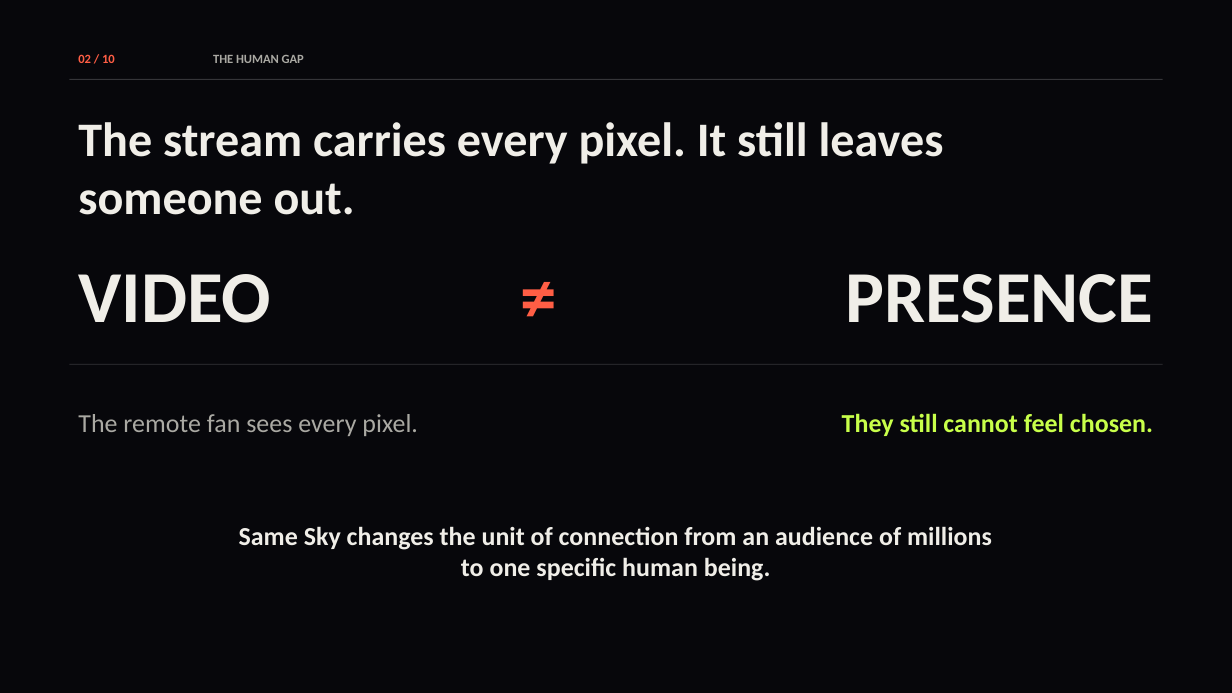
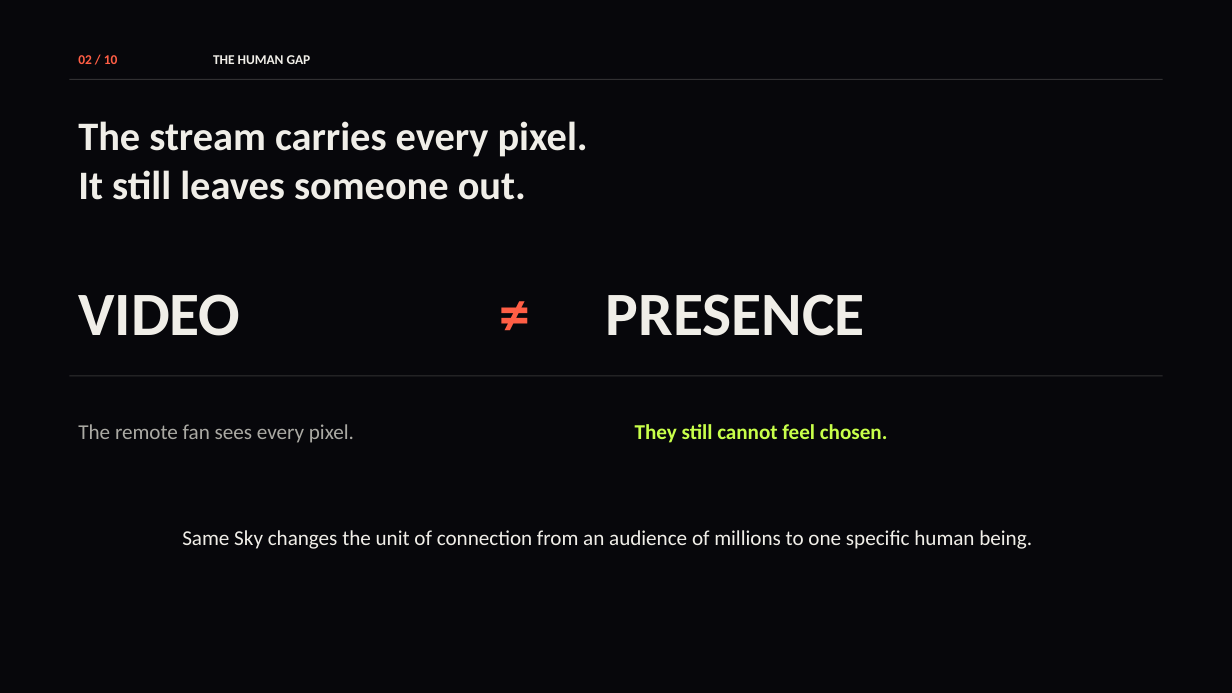
Before and after one commit to vnmoorthy/same-sky, a slide deck: slide 2 of docs/Same-Sky-Hackathon-Deck.pptx. Drawn at 1232x693 pixels with LibreOffice and Linux fonts; fonts in the diff are those of the drawing. Boxes give left, top, right and bottom in pixels: in the first picture for what was removed or moved away, otherwise in the second. Text is boxed around its words. In the diff, an @@ line names an element or a change of style, - is before the commit and + after.

```diff
--- a/docs/Same-Sky-Hackathon-Deck.pptx
+++ b/docs/Same-Sky-Hackathon-Deck.pptx
@@ text "02 / 10" at (78,55,118,64): size 9.8 to 10.5 pt @@
@@ text "THE HUMAN GAP" at (213,55,311,64): size 9.8 to 10.5 pt, text colour #AAA9A3 to #F0EEE8 @@
@@ text at (78,121,588,200): text changed; size 37.5 to 31.5 pt @@
-The stream carries every pixel. It still leaves someone out.
+The stream carries every pixel.
+It still leaves someone out.
@@ text "VIDEO": place and size @@
-text "VIDEO" at (78,274,271,323)
+text "VIDEO" at (78,294,240,336)
@@ text "VIDEO" at (78,294,240,336): size 57 to 48 pt @@
@@ text "≠": place and size @@
-text "≠" at (495,245,582,328)
+text "≠" at (491,270,587,357)
@@ text "≠" at (491,270,587,357): size 57 to 48 pt; alignment centre to left @@
@@ text "PRESENCE": place and size @@
-text "PRESENCE" at (846,274,1154,323)
+text "PRESENCE" at (606,294,865,336)
@@ text "PRESENCE" at (606,294,865,336): size 57 to 48 pt; alignment right to left @@
@@ 2 texts, 1 rectangle: place and size @@
-2 texts, 1 rectangle at (69,364,1163,436)
+2 texts, 1 rectangle at (69,375,1163,443)
@@ rectangle at (69,375,1163,376): fill #353539 to #F0EEE8 at 18% opacity @@
@@ text "The remote fan sees every ..." at (78,424,354,443): size 20.2 to 16.5 pt @@
@@ text "They still cannot feel chosen." at (635,424,887,443): size 20.2 to 16.5 pt; alignment right to left @@
@@ text "Same Sky changes the unit ...": place and size @@
-text "Same Sky changes the unit ..." at (239,526,992,581)
+text "Same Sky changes the unit ..." at (182,530,1032,549)
@@ text "Same Sky changes the unit ..." at (182,530,1032,549): size 20.2 to 16.5 pt, bold off; alignment centre to left @@
```
Also in this commit, not shown: 9 other slides changed, 5 other files.
